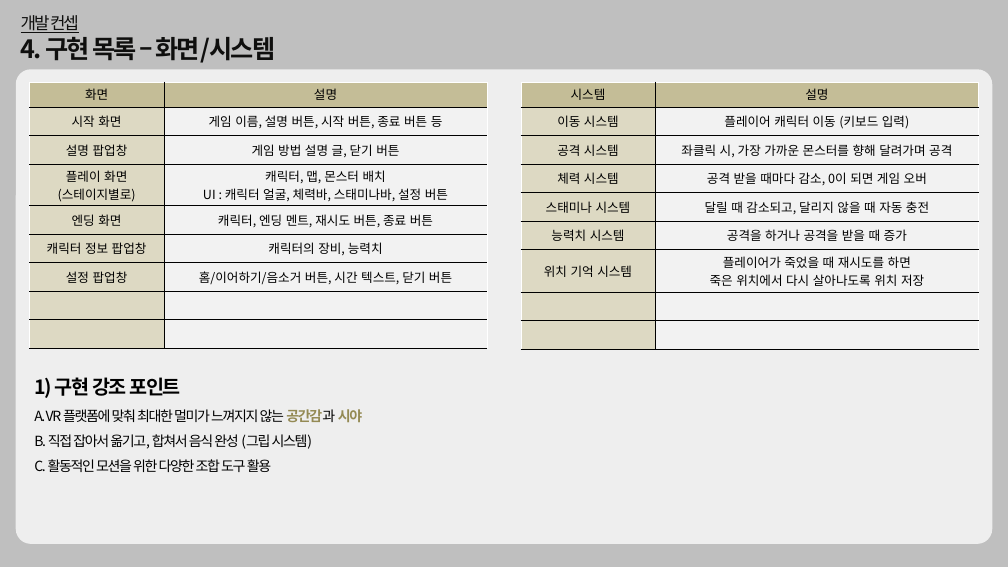
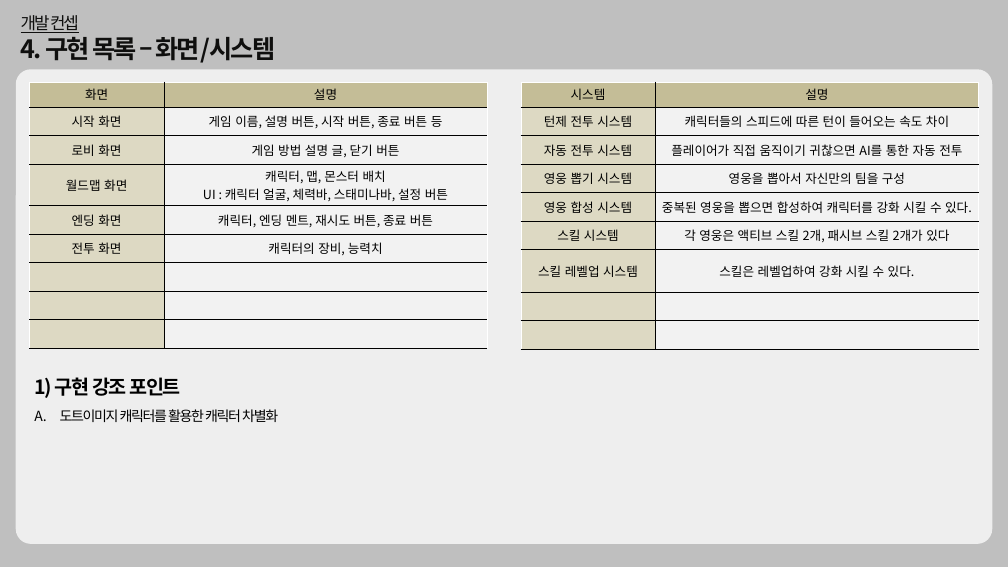
Before and after one commit to dkckacka1/DotHeros-2DPortfolio-, a slide deck: slide 7 of 기획안/수업용_게임기획서샘플 (1).pptx. Drawn at 1008x567 pixels with LibreOffice and Linux fonts; fonts in the diff are those of the drawing. Boxes give left, top, right and bottom in pixels: in the first picture for what was removed or moved away, otherwise in the second. Text is boxed around its words. In the diff, an @@ line names an element or a change of style, - is before the commit and + after.

```diff
--- a/기획안/수업용_게임기획서샘플 (1).pptx
+++ b/기획안/수업용_게임기획서샘플 (1).pptx
@@ table at <box>29,82,487,348</box> @@
-row 3, column 1: 설명 팝업창
+row 3, column 1: 로비 화면
-row 4, column 1: 플레이 화면 / (스테이지별로)
+row 4, column 1: 월드맵 화면
-row 6: 캐릭터 정보 팝업창 | 캐릭터의 장비, 능력치
-row 7: 설정 팝업창 | 홈/이어하기/음소거 버튼, 시간 텍스트, 닫기 버튼
+row 6: 전투 화면 | 캐릭터의 장비, 능력치
+row 9:  | 
@@ table at <box>521,82,979,362</box> @@
-row 2, column 1: 이동 시스템
+row 2, column 1: 턴제 전투 시스템
-row 2, column 2: 플레이어 캐릭터 이동 (키보드 입력)
+row 2, column 2: 캐릭터들의 스피드에 따른 턴이 들어오는 속도 차이
-row 3, column 1: 공격 시스템
+row 3, column 1: 자동 전투 시스템
-row 3, column 2: 좌클릭 시, 가장 가까운 몬스터를 향해 달려가며 공격
+row 3, column 2: 플레이어가 직접 움직이기 귀찮으면 AI를 통한 자동 전투
-row 4, column 1: 체력 시스템
+row 4, column 1: 영웅 뽑기 시스템
-row 4, column 2: 공격 받을 때마다 감소, 0이 되면 게임 오버
+row 4, column 2: 영웅을 뽑아서 자신만의 팀을 구성
-row 5, column 1: 스태미나 시스템
+row 5, column 1: 영웅 합성 시스템
-row 5, column 2: 달릴 때 감소되고, 달리지 않을 때 자동 충전
+row 5, column 2: 중복된 영웅을 뽑으면 합성하여 캐릭터를 강화 시킬 수 있다.
-row 6, column 1: 능력치 시스템
+row 6, column 1: 스킬 시스템
-row 6, column 2: 공격을 하거나 공격을 받을 때 증가
+row 6, column 2: 각 영웅은 액티브 스킬 2개, 패시브 스킬 2개가 있다
-row 7, column 1: 위치 기억 시스템
+row 7, column 1: 스킬 레벨업 시스템
-row 7, column 2: 플레이어가 죽었을 때 재시도를 하면 / 죽은 위치에서 다시 살아나도록 위치 저장
+row 7, column 2: 스킬은 레벨업하여 강화 시킬 수 있다.
@@ text at <box>60,409,278,422</box>: text changed @@
-A. VR 플랫폼에 맞춰 최대한 멀미가 느껴지지 않는 공간감과 시야
-B. 직접 잡아서 옮기고, 합쳐서 음식 완성 (그립 시스템)
-C. 활동적인 모션을 위한 다양한 조합 도구 활용
+A. 도트이미지 캐릭터를 활용한 캐릭터 차별화
```
Also in this commit, not shown: 28 other slides changed.
